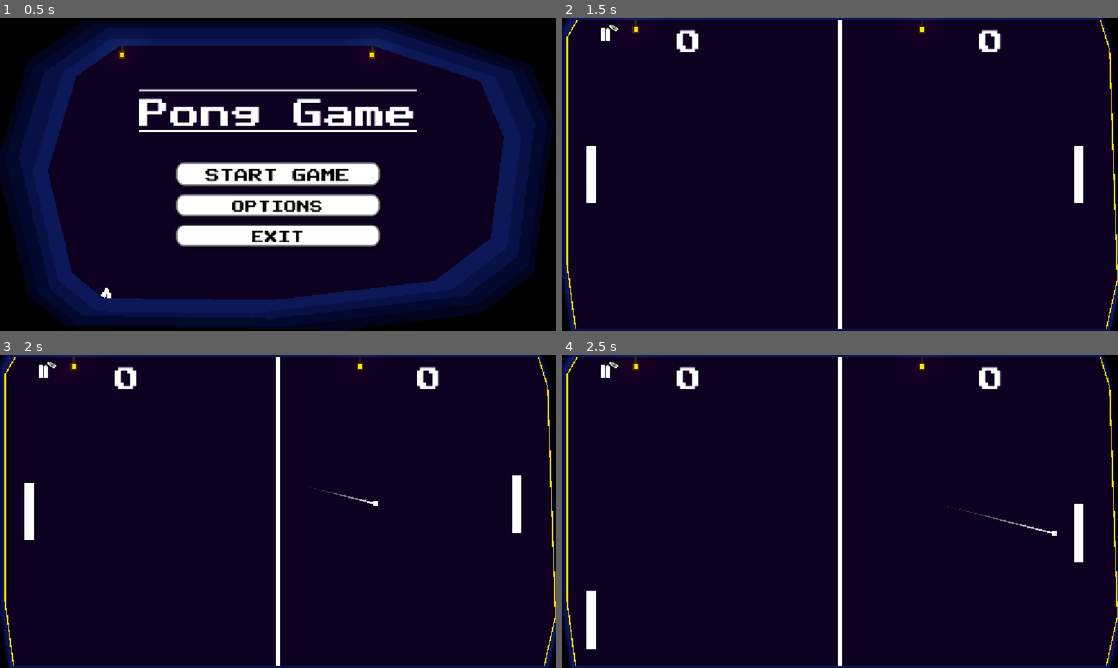
Above: before the commit, frames 1-4 (two rows, left to right).
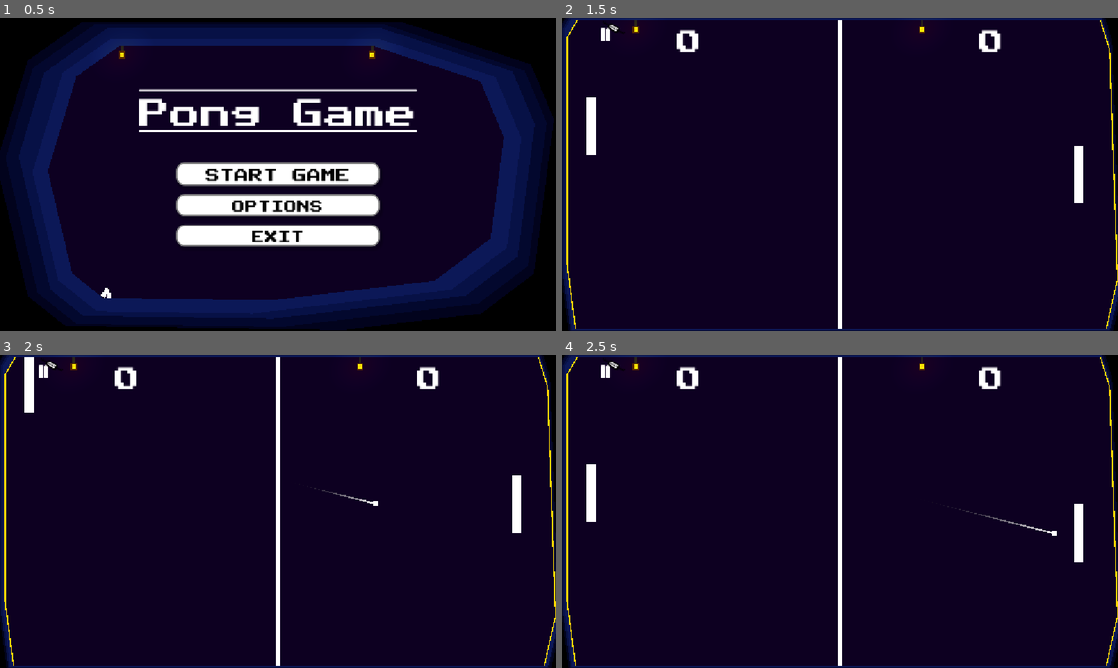
Above: after the commit, the same moments.

Repository: mercred123/Pong-Game
Game: Godot game, scene res://Scenes/start_menu.tscn
The game is run twice, just before and just after one commit, with the same random seed, the same clock (stepped at 60 frames per second) and the same inputs.
Inputs (mouse positions are in pixels of both pictures, inside the frame that each line leads up to):
- Up to frame 1 (0.5 s): no input
- Up to frame 2 (1.5 s): click "START GAME" at 0.5 s; tap Enter at 1.25 s; move the mouse to (962, 158) at 1.27 s; hold W (up, bound only after the commit) from 1.28 s (still down); tap Shift at 1.35 s
- Up to frame 3 (2 s): keep holding W (up, bound only after the commit); tap Ctrl at 1.55 s
- Up to frame 4 (2.5 s): move the mouse to (728, 527) at 2.02 s; release W (up, bound only after the commit) at 2.03 s; hold S (down) from 2.03 s (still down); tap Ctrl at 2.1 s; tap Alt at 2.3 s

Frame 1 is identical in both runs. In frame 2, 0.6% of the frame differs, in the area x 4-12%, y 1-60%; in frame 3, 0.6%; in frame 4, 0.7%, in the area x 4-12%, y 1-94%.

Commit message:
fix input confusion

Diff:
--- a/Scripts/ConfigFileHandler.gd
+++ b/Scripts/ConfigFileHandler.gd
@@ -4,32 +4,27 @@
 const SETTINGS_FILE_PATH = "user://settings.ini"
 
 func _ready() -> void:
-	if !FileAccess.file_exists(SETTINGS_FILE_PATH):
-		#KeyBind
-		var ev_up = InputEventKey.new()
-		ev_up.keycode = KEY_Z
-		config.set_value("keybinding", "up", ev_up)
-
-		var ev_down = InputEventKey.new()
-		ev_down.keycode = KEY_S
-		config.set_value("keybinding", "down", ev_down)
-
-		var ev_pause = InputEventKey.new()
-		ev_pause.keycode = KEY_TAB
-		config.set_value("keybinding", "pause_menu", ev_pause)
-
-		#Video
-		config.set_value("video", "screen_mode", "WINDOWED")
-		config.set_value("video", "screen_shake", true)
-
-		#Audio
-		config.set_value("audio", "master_volume", 1.0)
-		config.set_value("audio", "sfx_volume", 0.1)
-		config.set_value("audio", "music_volume", 0.02)
-
-		config.save(SETTINGS_FILE_PATH)
+	if not FileAccess.file_exists(SETTINGS_FILE_PATH):
+		_create_default_config()
 	else:
 		config.load(SETTINGS_FILE_PATH)
+
+func _create_default_config() -> void:
+	# Keybindings
+	config.set_value("keybinding", "up", KEY_W)
+	config.set_value("keybinding", "down", KEY_S)
+	config.set_value("keybinding", "pause_menu", KEY_TAB)
+
+	# Video
+	config.set_value("video", "screen_mode", "WINDOWED")
+	config.set_value("video", "screen_shake", true)
+
+	# Audio
+	config.set_value("audio", "master_volume", 1.0)
+	config.set_value("audio", "sfx_volume", 0.1)
+	config.set_value("audio", "music_volume", 0.02)
+
+	config.save(SETTINGS_FILE_PATH)
 
 func save_video_settings(key: String, value):
 	config.set_value("video", key, value)
@@ -51,12 +46,13 @@
 		audio_settings[key] = config.get_value("audio", key)
 	return audio_settings
 
-func save_keybind_settings(key: String, value):
-	config.set_value("keybinding", key, value)
+func save_keybind(action: String, physical_keycode: Key) -> void:
+	config.set_value("keybinding", action, physical_keycode)
 	config.save(SETTINGS_FILE_PATH)
 
-func load_keybind_settings():
-	var keybind_settings = {}
-	for key in config.get_section_keys("keybinding"):
-		keybind_settings[key] = config.get_value("keybinding", key)
-	return keybind_settings
+func load_keybinds() -> Dictionary:
+	var keybinds = {}
+	if config.has_section("keybinding"):
+		for key in config.get_section_keys("keybinding"):
+			keybinds[key] = config.get_value("keybinding", key)
+	return keybinds
--- a/Scripts/KeybindManager.gd
+++ b/Scripts/KeybindManager.gd
@@ -1,68 +1,38 @@
 extends Node
 
-var default_keybinds: Dictionary = {}
+const DEFAULT_KEYBINDS := {
+	&"up": KEY_W,
+	&"down": KEY_S,
+	&"pause_menu": KEY_TAB
+}
 
 func _ready() -> void:
-	_set_default_action_key("up", KEY_Z)
-	_set_default_action_key("down", KEY_S)
-	_set_default_action_key("pause_menu", KEY_TAB)
+	var saved = ConfigFileHandler.load_keybinds()
+	for action in DEFAULT_KEYBINDS.keys():
+		var key = saved.get(action, DEFAULT_KEYBINDS[action])
+		apply_keybind(action, key)
 
-	for action in InputMap.get_actions():
-		var events: Array[InputEventKey] = []
-
-		for event in InputMap.action_get_events(action):
-			if event is InputEventKey:
-				events.append(event.duplicate())
-
-		default_keybinds[action] = events
-
-func _set_default_action_key(action: StringName, keycode: Key) -> void:
+func apply_keybind(action: StringName, physical_keycode: Key) -> void:
 	for event in InputMap.action_get_events(action):
 		InputMap.action_erase_event(action, event)
 
-	var ev = InputEventKey.new()
-	ev.keycode = keycode
-	InputMap.action_add_event(action, ev)
-
-func apply_keybind(action: StringName, event: InputEventKey) -> void:
-	for old_event in InputMap.action_get_events(action):
-		if old_event is InputEventKey:
-			InputMap.action_erase_event(action, old_event)
-
-	InputMap.action_add_event(action, event.duplicate())
+	var event = InputEventKey.new()
+	event.physical_keycode = physical_keycode
+	InputMap.action_add_event(action, event)
 
 func reset_keybind(action: StringName) -> void:
-	if not default_keybinds.has(action):
-		return
+	if DEFAULT_KEYBINDS.has(action):
+		var default_key = DEFAULT_KEYBINDS[action]
+		apply_keybind(action, default_key)
+		ConfigFileHandler.save_keybind(action, default_key)
 
+func get_current_physical_keycode(action: StringName) -> Key:
 	for event in InputMap.action_get_events(action):
 		if event is InputEventKey:
-			InputMap.action_erase_event(action, event)
-
-	for event in default_keybinds[action]:
-		InputMap.action_add_event(action, event.duplicate())
+			return event.physical_keycode
+	return KEY_NONE
 
 func is_default_keybind(action: StringName) -> bool:
-	if not default_keybinds.has(action):
+	if not DEFAULT_KEYBINDS.has(action):
 		return true
-
-	var current: Array = InputMap.action_get_events(action)
-	var defaults: Array = default_keybinds[action]
-
-	if current.size() != defaults.size():
-		return false
-
-	for i in range(current.size()):
-		var curr_ev = current[i]
-		var def_ev = defaults[i]
-
-		if curr_ev is InputEventKey and def_ev is InputEventKey:
-			var curr_key = curr_ev.physical_keycode if curr_ev.physical_keycode != 0 else curr_ev.keycode
-			var def_key = def_ev.physical_keycode if def_ev.physical_keycode != 0 else def_ev.keycode
-
-			if curr_key != def_key:
-				return false
-		else:
-			return false
-
-	return true
+	return get_current_physical_keycode(action) == DEFAULT_KEYBINDS[action]
--- a/Scripts/keybind_button.gd
+++ b/Scripts/keybind_button.gd
@@ -7,92 +7,51 @@
 
 func _ready() -> void:
 	focus_mode = Control.FOCUS_ALL
-
 	pressed.connect(start_listening)
-	focus_exited.connect(_on_focus_exited)
+	focus_exited.connect(func(): if listening: cancel_listening())
 
 	if reset_action:
 		reset_action.pressed.connect(_on_reset_pressed)
 
-	var settings: Dictionary = ConfigFileHandler.load_keybind_settings()
-	var saved: Variant = settings.get(str(action_name))
-
-	if saved is InputEventKey:
-		KeybindManager.apply_keybind(action_name, saved)
-
-	update_text()
+	update_display()
 
 func start_listening() -> void:
 	listening = true
 	text = "Press..."
+
+func cancel_listening() -> void:
+	listening = false
+	update_display()
 
 func _input(event: InputEvent) -> void:
 	if not listening:
 		return
 
 	if event is InputEventKey and event.pressed and not event.echo:
-		if event.keycode in [KEY_SHIFT, KEY_CTRL, KEY_ALT, KEY_META]:
+		if event.physical_keycode in [KEY_SHIFT, KEY_CTRL, KEY_ALT, KEY_META]:
 			return
 
 		get_viewport().set_input_as_handled()
-		rebind_key(event)
+		rebind(event.physical_keycode)
 
-func rebind_key(event: InputEventKey) -> void:
-	var new_event := event.duplicate() as InputEventKey
-	new_event.pressed = false
-	new_event.echo = false
-
-	KeybindManager.apply_keybind(action_name, new_event)
-
-	ConfigFileHandler.save_keybind_settings(
-		action_name,
-		new_event
-	)
-
+func rebind(physical_keycode: Key) -> void:
+	KeybindManager.apply_keybind(action_name, physical_keycode)
+	ConfigFileHandler.save_keybind(action_name, physical_keycode)
 	listening = false
-	update_text()
-
-func _on_focus_exited() -> void:
-	if listening:
-		listening = false
-		update_text()
+	update_display()
 
 func _on_reset_pressed() -> void:
 	listening = false
+	KeybindManager.reset_keybind(action_name)
+	update_display()
 
-	KeybindManager.reset_keybind(action_name)
+func update_display() -> void:
+	var physical_key = KeybindManager.get_current_physical_keycode(action_name)
+	if physical_key != KEY_NONE:
+		var localized_keycode = DisplayServer.keyboard_get_keycode_from_physical(physical_key)
+		text = OS.get_keycode_string(localized_keycode)
+	else:
+		text = "Unassigned"
 
-	var default_events = InputMap.action_get_events(action_name)
-	for event in default_events:
-		if event is InputEventKey:
-			ConfigFileHandler.save_keybind_settings(action_name, event)
-			break
-
-	update_text()
-
-func update_text() -> void:
-	var events := InputMap.action_get_events(action_name)
-
-	for event in events:
-		if event is InputEventKey:
-			if event.physical_keycode != 0:
-				var keycode := DisplayServer.keyboard_get_keycode_from_physical(
-					event.physical_keycode
-				)
-				text = OS.get_keycode_string(keycode)
-			elif event.keycode != 0:
-				text = OS.get_keycode_string(event.keycode)
-			else:
-				text = "Unassigned"
-
-			_update_reset_visibility()
-			return
-
-	text = "Unassigned"
-	_update_reset_visibility()
-
-func _update_reset_visibility() -> void:
 	if reset_action:
-		reset_action.visible = not KeybindManager.is_default_keybind(
-			action_name
-		)
+		reset_action.visible = not KeybindManager.is_default_keybind(action_name)
--- a/Scripts/pause_panel_hud.gd
+++ b/Scripts/pause_panel_hud.gd
@@ -20,7 +20,7 @@
 		else:
 			pause_game()
 
-	var keybind_settings = ConfigFileHandler.load_keybind_settings()
+	var keybind_settings = ConfigFileHandler.load_keybinds()
 	var event = keybind_settings.get("pause_menu")
 
 	if event is InputEventKey:
--- a/project.godot
+++ b/project.godot
@@ -46,7 +46,7 @@
 
 up={
 "deadzone": 0.2,
-"events": [Object(InputEventKey,"resource_local_to_scene":false,"resource_name":"","device":16,"window_id":0,"alt_pressed":false,"shift_pressed":false,"ctrl_pressed":false,"meta_pressed":false,"pressed":false,"keycode":0,"physical_keycode":90,"key_label":0,"unicode":0,"location":0,"echo":false,"script":null)
+"events": [Object(InputEventKey,"resource_local_to_scene":false,"resource_name":"","device":-1,"window_id":0,"alt_pressed":false,"shift_pressed":false,"ctrl_pressed":false,"meta_pressed":false,"pressed":false,"keycode":0,"physical_keycode":87,"key_label":0,"unicode":122,"location":0,"echo":false,"script":null)
 ]
 }
 down={
--- a/project_time_tracker.json
+++ b/project_time_tracker.json
@@ -1,6 +1,7 @@
 {
-  "2D": 582.621,
+  "2D": 644.676,
   "Asset Store": 28.383,
-  "Script": 1.48,
+  "Game": 85.972,
+  "Script": 187.355,
   "Value Viewer": 0.289
 }
